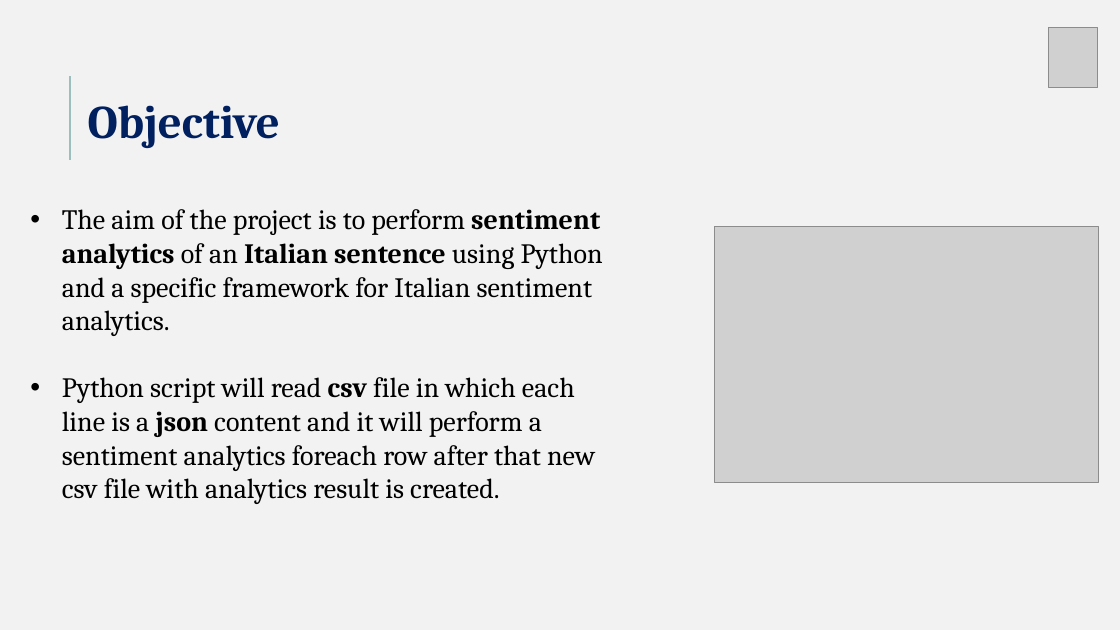
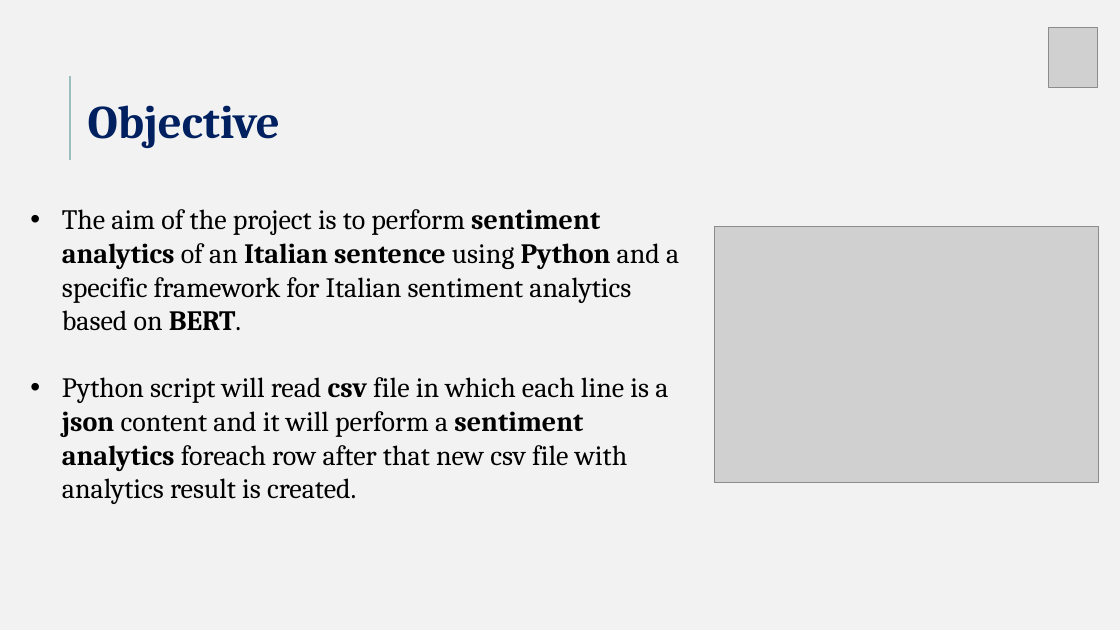
Before and after one commit to Matteoa99/ProgettoDA, a slide deck: slide 2 of DA_project.pptx. Drawn at 1120x630 pixels with LibreOffice and Linux fonts; fonts in the diff are those of the drawing; grey boxes stand for pictures. Boxes give left, top, right and bottom in pixels: in the first picture for what was removed or moved away, otherwise in the second. Text is boxed around its words. In the diff, an @@ line names an element or a change of style, - is before the commit and + after.

```diff
--- a/DA_project.pptx
+++ b/DA_project.pptx
@@ text at (x1=62, y1=209, x2=679, y2=331): text changed @@
-• The aim of the project is to perform sentiment analytics of an Italian sentence using Python and a specific framework for Italian sentiment analytics.
+• The aim of the project is to perform sentiment analytics of an Italian sentence using Python and a specific framework for Italian sentiment analytics based on BERT.
@@ text at (x1=62, y1=377, x2=668, y2=504): bold on in "sentiment analytics" @@
```
Also in this commit, not shown: 5 other slides changed, 1 slide added.
